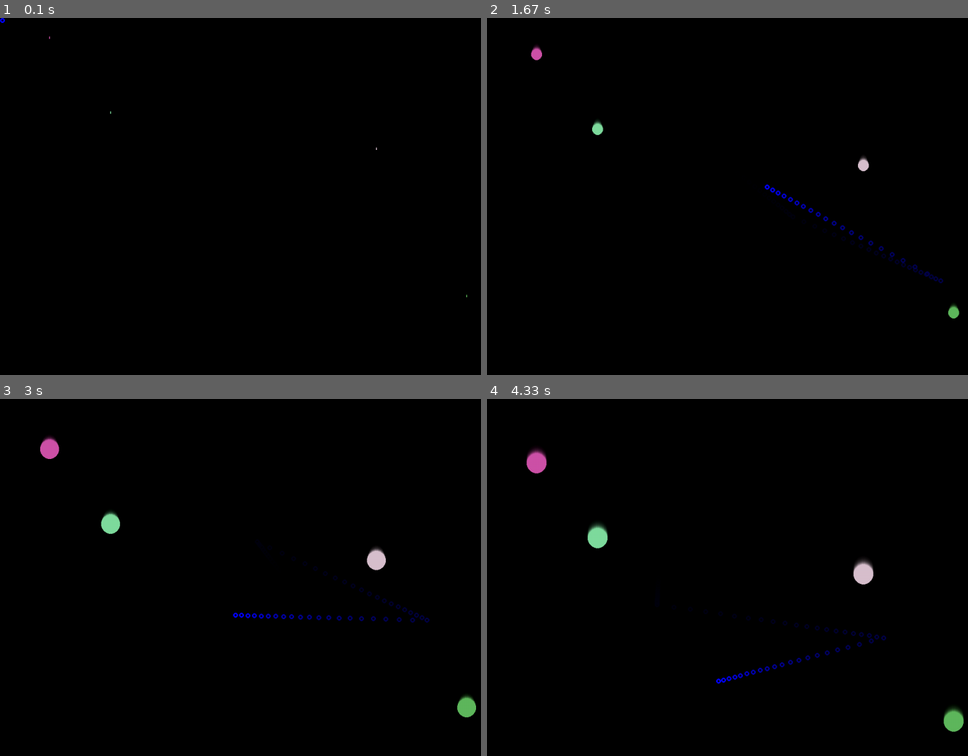
Above: before the commit, frames 1-4 (two rows, left to right).
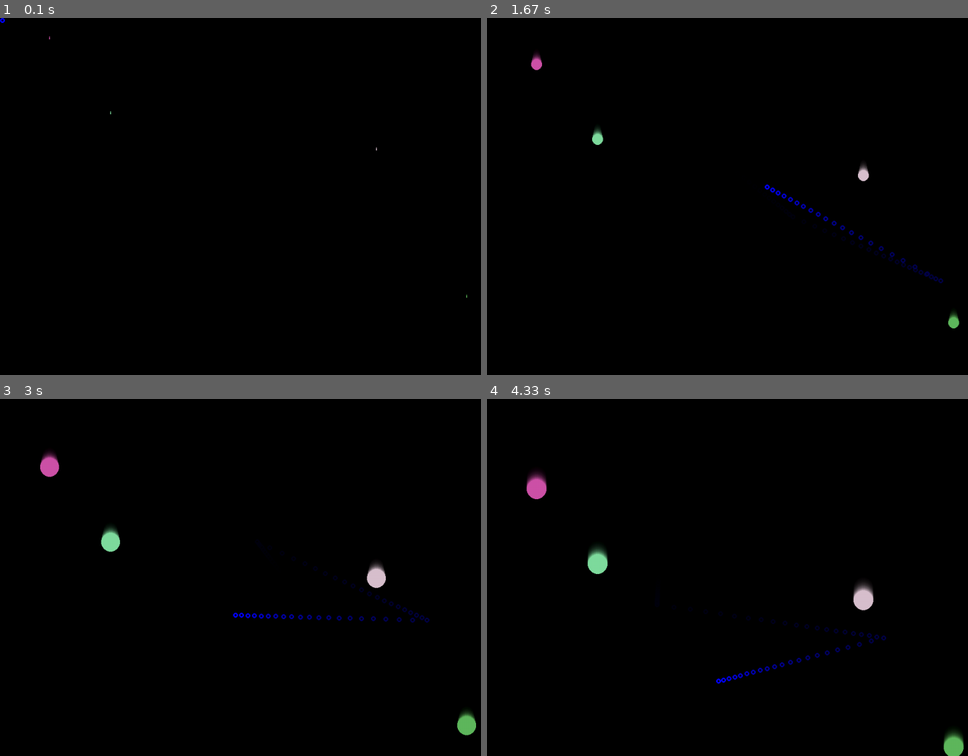
Above: after the commit, the same moments.

Repository: guilhermeandradedesouza/pygame
Game: pygame game, started from meus projetos/blur effect.py
Two runs of this game, one before a commit and one after it. Both use one fixed random seed, a clock stepped at 60 frames per second and the inputs below.
Inputs (mouse positions are in pixels of both pictures, inside the frame that each line leads up to):
- Up to frame 1 (0.1 s): no input
- Up to frame 2 (1.67 s): click (804, 196) at 0.38 s; click (866, 275) at 0.72 s; click (outside the picture) at 1.05 s; click (655, 125) at 1.38 s
- Up to frame 3 (3 s): click (317, 620) at 1.72 s; click (226, 502) at 2.05 s; click (outside the picture) at 2.38 s; click (110, 613) at 2.72 s
- Up to frame 4 (4.33 s): click (621, 509) at 3.05 s; click (655, 638) at 3.38 s; click (outside the picture) at 3.72 s; click (612, 709) at 4.05 s

The runs differ from the first frame. In frame 1, less than 0.1% of the frame differs, in the area x 10-98%, y 5-79%; in frame 2, 0.5%; in frame 3, 1.5%; in frame 4, 2.0%, in the area x 8-100%, y 13-100%.

Commit message:
game final ver

Diff:
--- a/dino_game_curso-main/dino.py
+++ /dev/null
@@ -1,28 +0,0 @@
-import pygame
-from pygame.locals import *
-import os
-diretorio=os.path.dirname(__file__)
-imagens=os.path.join(diretorio,'imagem')
-sons=os.path.join(diretorio,'sons')
-pygame.init()
-tela=pygame.display.set_mode((640,480))
-pygame.display.set_caption('dino')
-class Dino(pygame.sprite.Sprite):
-    def __init__(self):
-        pygame.sprite.Sprite.__init__(self)
-        self.imagens=[]
-        self.img=pygame.image.load('imagens/dinoSpritesheet.png').convert_alpha().subsurface((32*3,0),(32,32))
-        self.img=pygame.transform.scale(self.img,(320,320))
-        self.image=self.img
-        self.rect=0,0
-dino=Dino()
-grupo=pygame.sprite.Group()
-grupo.add(dino)
-while 1:
-    pygame.time.Clock().tick(30)
-    tela.fill('white')
-    for evento in pygame.event.get():
-        if evento.type==QUIT:exit()
-    grupo.draw(tela)
-    grupo.update()
-    pygame.display.flip()
--- a/dino_game_curso-main/setup.py
+++ /dev/null
@@ -1,12 +0,0 @@
-import cx_Freeze
-
-executables = [cx_Freeze.Executable('dino.py')]
-
-cx_Freeze.setup(
-    name="dino game",
-    options={'build_exe': {'packages':['pygame'],
-                           'include_files':['imagens', 'sons']}},
-
-    executables = executables
-
-)
--- a/meus projetos/blur effect.py
+++ b/meus projetos/blur effect.py
@@ -4,6 +4,7 @@
 from pygame.draw import circle
 from pygame.surface import Surface
 from random import randint,choice
+v=.55
 class Target:
     cores=[]
     for r in range(80,256):
@@ -15,7 +16,7 @@
         self.gradual=1
     def mostrar(self):
         self.circulo=circle(tela,self.cor,self.center,self.gradual)
-        self.center=(self.center[0],self.center[1]+.35)
+        self.center=(self.center[0],self.center[1]+v)
         self.gradual+=.1 if int(self.gradual)<20 else 0
     def reset(self,center):
         self.cor=choice(self.cores)
--- a/meus projetos/colisoes.py
+++ /dev/null
@@ -1,22 +0,0 @@
-import pygame
-from pygame import QUIT
-from random import choice
-from pygame.draw import rect
-tela=pygame.display.set_mode((600,500))
-x=y=250
-c=[200,400]
-add=1
-v={'x':choice((2,-2)),'y':choice((2,-2))}
-cor=choice(('red','green','blue','brown','yellow','black'))
-while QUIT not in (evento.type for evento in pygame.event.get()):
-    tela.fill('gray')
-    pygame.time.Clock().tick(60)
-    colidir=rect(tela,'orange',tuple(c)+(160,60))
-    if x%550==y%450==0:
-        for _ in v:v[_]=-v[_]
-    elif x%550==0 or y%450==0:v['x' if x%550==0 else 'y'],cor=-v['x' if x%550==0 else 'y'],choice(('red','green','blue','brown','yellow','black'))
-    x+=v['x']
-    y+=v['y']
-    add=-add if c[1]%440==0 else add
-    c[1]+=add
-    pygame.display.flip()
--- /dev/null
+++ b/raycast.py
@@ -0,0 +1,17 @@
+import pygame
+class Parede:
+    def __init__(self,x,y,tam,color):self.x,self.y,self.tam,self.color=x,y,tam,color
+    def draw(self):self.rect=pygame.draw.rect(display,self.color,(self.x,self.y,self.tam,self.tam))
+    def get_rect(self):return self.rect
+pygame.init()
+display=pygame.display.set_mode((800,800))
+cor='black'
+tam=40
+paredes=tuple(Parede(x,m*tam*8,tam,cor) for x in range(0,tam*8+1,tam) for m in (0,1))+tuple(Parede(mk*tam*8,y,tam,cor) for y in range(0,tam*8+1,tam) for mk in (0,1))
+while True:
+    display.fill('white')
+    for evento in pygame.event.get():
+        if evento.type==pygame.QUIT:exit()
+    for k in paredes:
+        k.draw()
+    pygame.display.flip()
--- a/resources/introduction for pygame.py
+++ /dev/null
@@ -1,17 +0,0 @@
-import pygame
-from pygame import time,image,font,display,draw
-from pygame import QUIT
-pygame.init()
-tela=display.set_mode((800,400))
-#movimento,direcao=0,2
-x=800
-sky,ground=image.load('Sky.png').convert(),image.load('ground.png').convert()
-while QUIT not in (evento.type for evento in pygame.event.get()):
-    time.Clock().tick(100)
-    for num,mostrar in enumerate((sky,ground)):tela.blit(mostrar,((0,0),(0,300))[num])
-    tela.blit(font.Font('Pixeltype.ttf',50).render('Jogo',True,'black'),(360,60))
-    draw.rect(tela,'red',(x%850-50,250,50,50))
-    x-=2
-    #direcao=-direcao if movimento in (50,-50) else direcao
-    #movimento+=direcao
-    display.flip()
--- a/shot_game/dep.py
+++ b/shot_game/dep.py
@@ -29,7 +29,7 @@
 
 class Mouse:
     from pygame import mouse
-    def __init__(self,smooth_coefficient:int|float,visibilidade:bool):
+    def __init__(self,smooth_coefficient:float,visibilidade:bool):
         self.mouse.set_visible(visibilidade)
         self.smooth=smooth_coefficient
         self.pos=list(self.mouse.get_pos())
@@ -38,6 +38,47 @@
         self.pos[0]+=(actual_pos[0]-self.pos[0])/self.smooth
         self.pos[1]+=(actual_pos[1]-self.pos[1])/self.smooth
         return self.pos
+
+class Pressed:
+    def __init__(self,key):
+        self.key=key
+        self.is_pressed=False
+    def get(self):
+        from pygame.key import get_pressed as pressed
+        if not pressed()[self.key]:self.is_pressed=False
+        elif not self.is_pressed and pressed()[self.key]:
+            self.is_pressed=True
+            return True
+        return False
+
+class Menu:
+    def __init__(self,display:pygame.Surface,mouse:Mouse,background,in_pause=False):
+        self.click=Click(0)
+        self.disp=display
+        self.bk=background
+        self.mouse=mouse
+        self.state=in_pause
+        self.surfs={}
+
+    def add_surface(self,surface:pygame.Surface,pos:tuple,key,func=None):
+        self.surfs[key]=[surface,pos,func]
+
+    def get_state(self):return self.state
+
+    def set_state(self,state):self.state=state
+
+    def update(self):
+        self.disp.fill(self.bk)
+        for surf,pos,func in self.surfs.values():
+            surf_rect=surf.get_rect(topleft=pos)
+            self.disp.blit(surf,pos)
+            if func and surf_rect.collidepoint(self.mouse.get_pos()) and self.click.get():func()
+
+    def __getitem__(self,key):return self.surfs.get(key,None)
+
+    def __delitem__(self,key):del self.surfs[key]
+
+    def __setitem__(self,key,value):self.surfs[key]=value
 
 class Click:
     def __init__(self,m_button):
@@ -69,7 +110,7 @@
         self.player=player
 
         self.pos=start
-        self.r=raio
+        self.const_r=self.r=raio
         self.speed=speed
 
         self.damage_color=ext.get('damage_color','green')
@@ -98,6 +139,7 @@
             circle(self.disp,color,self.pos,self.r)
             pygame.display.flip()
             pygame.time.wait(20)
+
         while self.r>1:
             self.disp.fill('black')
             for rotate in range(0,360,30):polygon(self.disp,self.damage_color,regular_polygon(3,self.pos,self.r,rotate))
@@ -105,7 +147,7 @@
             self.r*=self.q
             pygame.display.flip()
 
-        return Enemy(self.disp,self.player,self.pos,30,4,color=self.damage_color,life=1)
+        return Enemy(self.disp,self.player,self.pos,self.const_r/2,4,color=self.damage_color,life=1)
 
 class Player:
     def __init__(self,display:pygame.Surface,raio:int,mouse:Mouse,**ext):
@@ -194,7 +236,3 @@
     def state(self):
         if self.width>=self.r:return self.defeat_message
         return False
-
-def show_text(display:pygame.Surface,text,size,pos,color='black',font='arial'):
-    fonte=pygame.font.SysFont(font,size)
-    display.blit(fonte.render(text,True,color),pos)
--- a/shot_game/game.py
+++ b/shot_game/game.py
@@ -1,23 +1,72 @@
 from dep import *
 from random import randint,choice
+from pygame import *
+centralize=lambda img_size:((size[0]-img_size[0])/2,(size[1]-img_size[1])/2)
+
 tela=pygame.display.set_mode()
 size=tela.get_size()
-mouse=Mouse(60,False)
-player_config={'life':10,'regen_time':4,'bullet_range':5,'bullet_speed':2,'width':3,'speed':2,'defeat':'Derrota','shoot_delay':.15}
+mouse=Mouse(45,False)
+
+player_config={'life':10,'regen_time':4,'bullet_range':5,'bullet_speed':2.5,'width':3,'speed':2,'defeat':'Derrota','shoot_delay':.15}
 BOSS_config={'raio':56,'life':20,'speed':1,'damage_color':'yellow','boss':True}
-enemy_config={'raio':18,'speed':1.4,'life':2}
+enemy_config={'raio':21,'speed':1.4,'life':2}
+
 player=Player(tela,40,mouse,**player_config)
+tecla=Pressed(pygame.K_ESCAPE)
+
+start_menu=Menu(tela,mouse,'white',True)
+
+play_image=pygame.transform.scale(image.load('play.png').convert_alpha(),(256,256))
+start_center=centralize(play_image.get_size())
+
+close_image=pygame.transform.scale(image.load('fechar.png').convert_alpha(),(192,192))
+song=pygame.transform.scale(image.load('audio_on.png').convert_alpha(),(256,256)),pygame.transform.scale(image.load('audio_mute.png'),(256,256))
+
+mode=0
+def song_mode():
+    global mode
+    start_menu['audio_mode'][0]=song[not mode]
+    mode=not mode
+
+start_menu.add_surface(close_image,(-10,-10),'fechar',lambda :exit())
+start_menu.add_surface(play_image,start_center,'play',lambda :start_menu.set_state(False))
+start_menu.add_surface(song[mode],(size[0]-300,0),'audio_mode',song_mode)
+
 enemies=[]
+spawn_enemies=5
+enemies_count=-spawn_enemies
+
+f_name='arial'
+f_size=35
+fonte=pygame.font.SysFont(f_name,f_size)
+
+def start():
+    global enemies,player,tecla,enemies_count
+    enemies=[]
+    player=Player(tela,40,mouse,**player_config)
+    enemies_count=-spawn_enemies
+
 while not quit_verification():
-    pygame.time.Clock().tick(480)
-    tela.fill('black')
-    if player.state()==player_config['defeat']:
-        enemies.clear()
-        if player.animate_death(.99):exit()
-    else:player.update(enemies,True)
-    if len(enemies)<5:
-        config=enemy_config if randint(0,10) else BOSS_config
-        possibilities=[randint(-80,-40),randint(0,size[1])],[randint(0,size[0]),randint(-80,-40)],[randint(0,size[0]),randint(size[1]+40,size[1]+80)],[randint(size[0]+40,size[0]+80),randint(0,size[1])]
-        enemies.append(Enemy(tela,player,choice(possibilities),**config))
+    pygame.time.Clock().tick(460)
+    if start_menu.get_state():start_menu.update()
+
+    else:
+        tela.fill('black')
+        if player.state()==player_config['defeat']:
+            enemies.clear()
+            if player.animate_death(.95):
+                start_menu.set_state(True)
+                start()
+            pygame.time.wait(20)
+        else:
+            player.update(enemies,True)
+            if len(enemies)<spawn_enemies:
+                config=enemy_config if randint(0,10) else BOSS_config
+                possibilities=[randint(-80,-40),randint(0,size[1])],[randint(0,size[0]),randint(-80,-40)],[randint(0,size[0]),randint(size[1]+40,size[1]+80)],[randint(size[0]+40,size[0]+80),randint(0,size[1])]
+                enemies.append(Enemy(tela,player,choice(possibilities),**config))
+                enemies_count+=1
+        tela.blit(fonte.render('SCORE:'+str(enemies_count),True,'white'),(10,10))
+
+    if tecla.get():start_menu.set_state(not start_menu.get_state())
     pygame.draw.circle(tela,'lightblue',mouse.get_pos(),5)
     pygame.display.flip()
--- a/teste.py
+++ /dev/null
@@ -1,17 +0,0 @@
-from pygame.locals import *
-import pygame
-a=1
-pygame.init()
-tela=pygame.display.set_mode((920,700))
-pygame.display.set_caption('teste')
-while 1:
-    pygame.time.Clock().tick(30)
-    tela.fill('black')
-    for evento in pygame.event.get():
-        if evento.type==QUIT:exit()
-        if pygame.key.get_pressed()[K_a]:tela.fill('blue')
-        elif pygame.key.get_pressed()[K_d]:tela.fill('white')
-        else:
-            print(f'parada {a}')
-            a+=1
-    pygame.display.flip()
Binary file removed: dino_game_curso-main/imagens/dinoSpritesheet.png
Binary file added: meus projetos/screenshot.jpg
Binary file removed: resources/Sky.png
Binary file removed: resources/ground.png
Binary file added: shot_game/audio_mute.png
Binary file added: shot_game/audio_on.png
Binary file added: shot_game/fechar.png
Binary file added: shot_game/play.png
Not shown, removed: dino_game_curso-main/sons/death_sound.wav
Not shown, removed: dino_game_curso-main/sons/jump_sound.wav
Not shown, removed: dino_game_curso-main/sons/score_sound.wav
